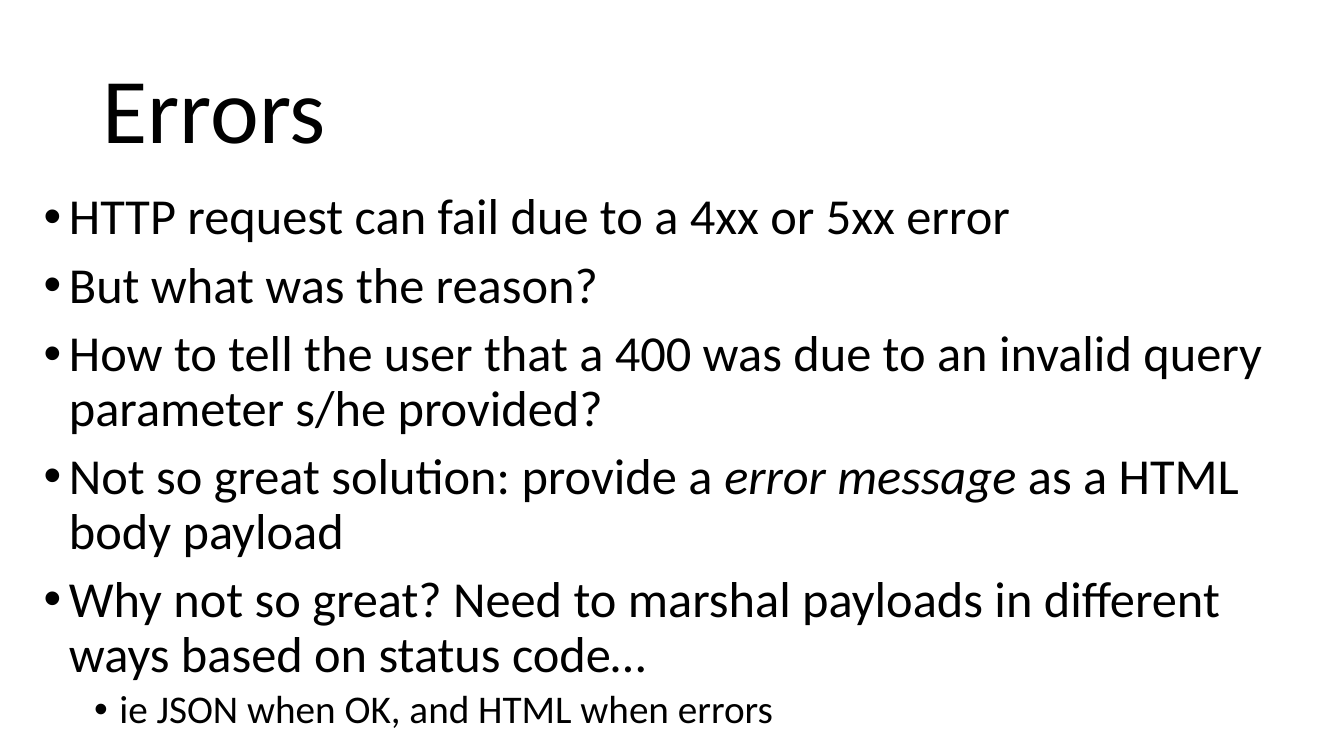
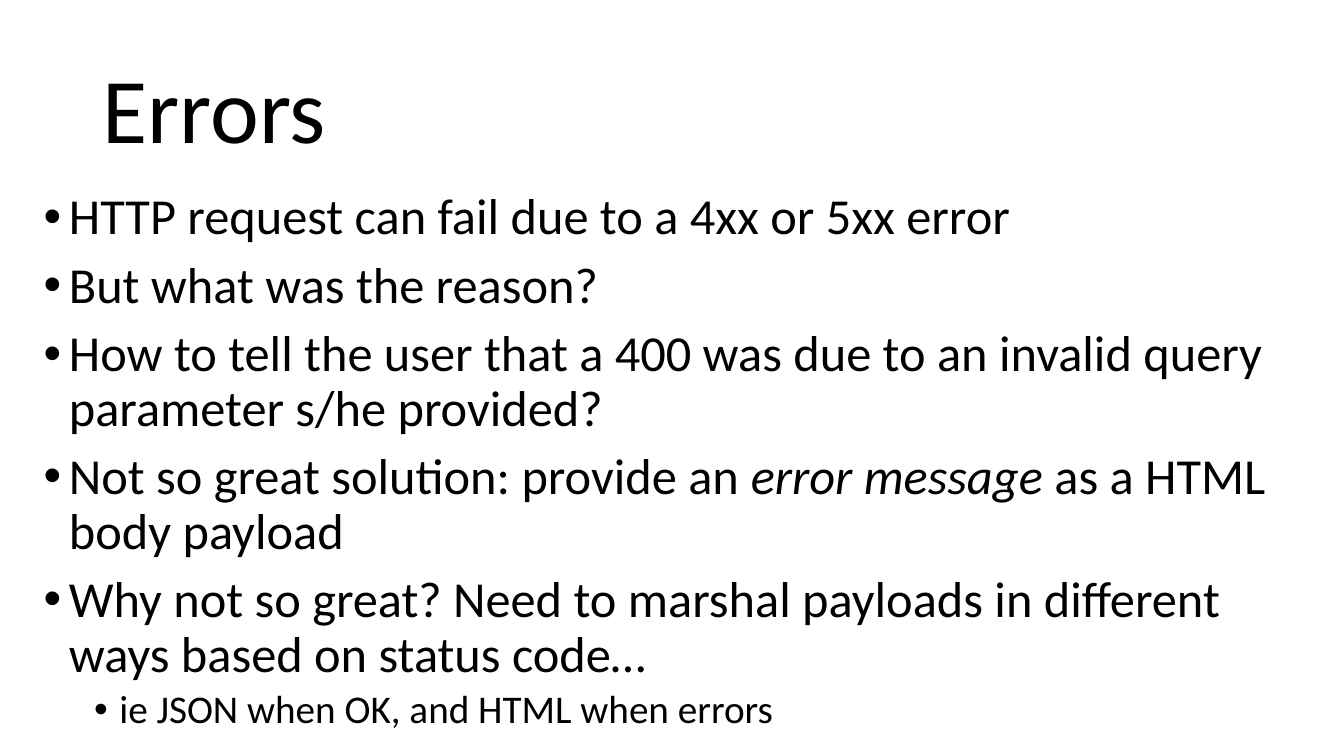
Before and after one commit to arcuri82/testing_security_development_enterprise_systems, a slide deck: slide 4 of doc/advanced/slides/lesson_04.pptx. Drawn at 1344x756 pixels with LibreOffice and Linux fonts; fonts in the diff are those of the drawing. Boxes give left, top, right and bottom in pixels: in the first picture for what was removed or moved away, otherwise in the second. Text is boxed around its words. In the diff, an @@ line names an element or a change of style, - is before the commit and + after.

```diff
--- a/doc/advanced/slides/lesson_04.pptx
+++ b/doc/advanced/slides/lesson_04.pptx
@@ text at [69, 459, 1265, 557]: text changed @@
-• Not so great solution: provide a error message as a HTML body payload
+• Not so great solution: provide an error message as a HTML body payload
```
Also in this commit, not shown: 2 other slides changed, 1 slide added, 2 other files.
